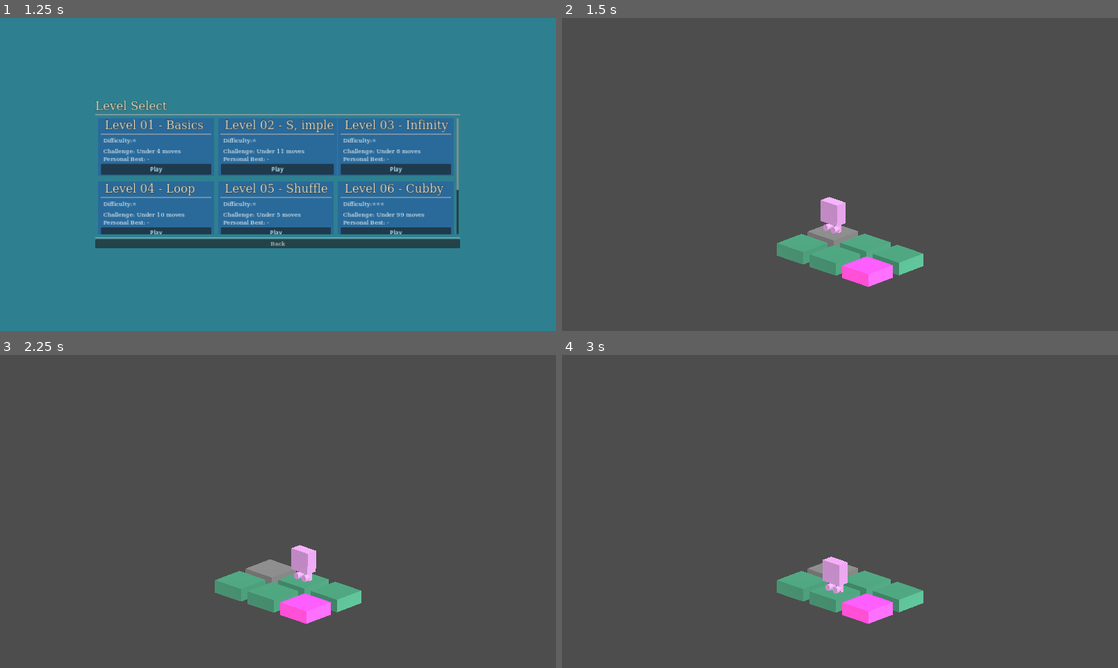
Above: before the commit, frames 1-4 (two rows, left to right).
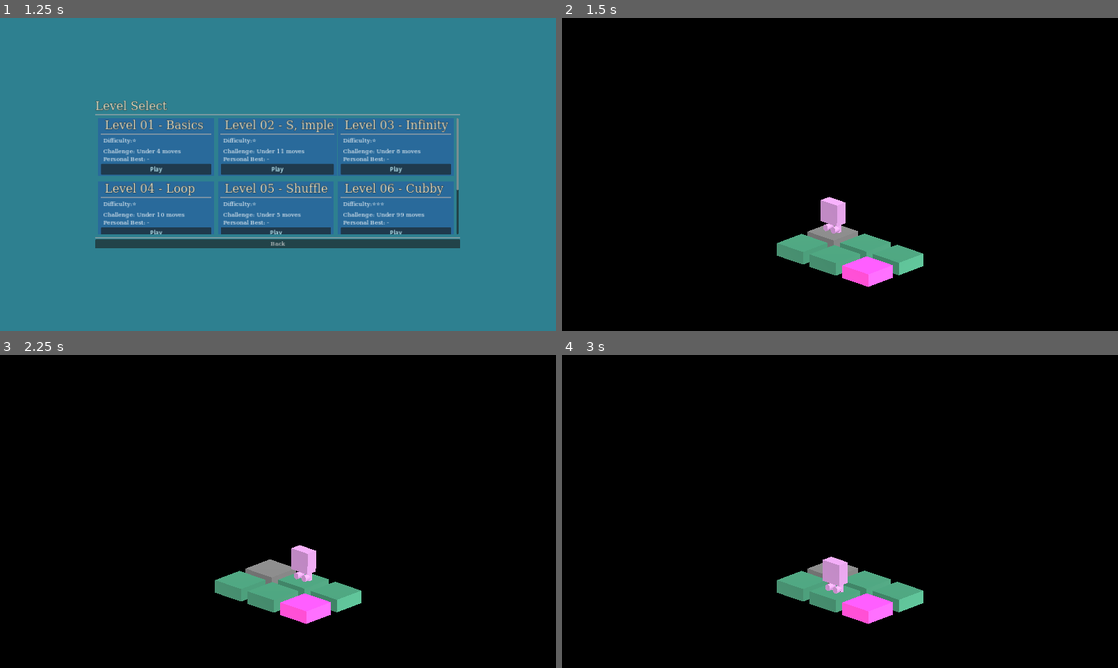
Above: after the commit, the same moments.

Repository: JakeDaSpud/triso
Game: Godot game, scene res://Scenes/Menus/Start_Menu.tscn
The game is run twice, just before and just after one commit, with the same random seed, the same clock (stepped at 60 frames per second) and the same inputs.
Inputs:
- Up to frame 1 (1.25 s): click "Level Select" at 0.5 s
- Up to frame 2 (1.5 s): click "Play" at 1.25 s
- Up to frame 3 (2.25 s): tap Enter (ui_accept) at 2 s; hold D (Right) from 2.03 s (still down)
- Up to frame 4 (3 s): tap Enter (ui_accept) at 2.27, 2.75 s; release D (Right) at 2.78 s; hold S (Down) from 2.78 s (still down)

Frame 1 is identical in both runs. In frame 2, 97% of the frame differs, in the area x 0-100%, y 0-100%; in frame 3, 97%; in frame 4, 97%.

Commit message:
:sparkles: made dropdown change level background colour

Diff:
--- a/Scenes/Levels/Dynamic_Level.tscn
+++ b/Scenes/Levels/Dynamic_Level.tscn
@@ -1,12 +1,20 @@
-[gd_scene load_steps=5 format=3 uid="uid://023dl7lti4dx"]
+[gd_scene load_steps=6 format=3 uid="uid://023dl7lti4dx"]
 
 [ext_resource type="Script" path="res://Scripts/level_loader.gd" id="1_opnp5"]
 [ext_resource type="Script" path="res://Scripts/pause_menu.gd" id="2_8xam4"]
 [ext_resource type="Theme" uid="uid://bwxyf1daqa28p" path="res://Assets/Themes/normal_theme.tres" id="3_ho1sy"]
 [ext_resource type="Theme" uid="uid://bi3a0ha1ob2vt" path="res://Assets/Themes/main_theme.tres" id="4_0glts"]
 
+[sub_resource type="Environment" id="Environment_d3ayy"]
+background_mode = 1
+background_color = Color(0.52171, 8.42288e-07, 0.313288, 1)
+ambient_light_source = 1
+
 [node name="Dynamic_Level" type="Node3D"]
 script = ExtResource("1_opnp5")
+
+[node name="WorldEnvironment" type="WorldEnvironment" parent="."]
+environment = SubResource("Environment_d3ayy")
 
 [node name="DirectionalLight3D" type="DirectionalLight3D" parent="."]
 transform = Transform3D(0.5, -0.612372, 0.612372, 0, 0.707107, 0.707107, -0.866025, -0.353553, 0.353553, 0, 0, 0)
--- a/Scenes/Menus/Start_Menu.tscn
+++ b/Scenes/Menus/Start_Menu.tscn
@@ -169,7 +169,7 @@
 [node name="Level_Colour_Dropdown" type="OptionButton" parent="Settings/HBoxContainer/VBoxContainer/Level_Colour"]
 layout_mode = 2
 selected = 1
-item_count = 18
+item_count = 14
 popup/item_0/text = "Choose Colour"
 popup/item_0/disabled = true
 popup/item_0/separator = true
@@ -183,30 +183,22 @@
 popup/item_4/id = 4
 popup/item_5/text = "Green"
 popup/item_5/id = 5
-popup/item_6/text = "Lime"
+popup/item_6/text = "Seafoam"
 popup/item_6/id = 6
-popup/item_7/text = "Seafoam"
+popup/item_7/text = "Blue"
 popup/item_7/id = 7
-popup/item_8/text = "Blue"
+popup/item_8/text = "Pastel Blue"
 popup/item_8/id = 8
-popup/item_9/text = "Pastel Blue"
+popup/item_9/text = "Purple"
 popup/item_9/id = 9
-popup/item_10/text = "Purple"
+popup/item_10/text = "Pink"
 popup/item_10/id = 10
-popup/item_11/text = "Pink"
+popup/item_11/text = "Brown"
 popup/item_11/id = 11
-popup/item_12/text = "Pastel Pink"
+popup/item_12/text = "Grey"
 popup/item_12/id = 12
-popup/item_13/text = "Brown"
+popup/item_13/text = "White"
 popup/item_13/id = 13
-popup/item_14/text = "Light Brown"
-popup/item_14/id = 14
-popup/item_15/text = "Black"
-popup/item_15/id = 15
-popup/item_16/text = "Grey"
-popup/item_16/id = 16
-popup/item_17/text = "White"
-popup/item_17/id = 17
 
 [node name="HSeparator3" type="HSeparator" parent="Settings/HBoxContainer/VBoxContainer"]
 layout_mode = 2
@@ -669,6 +661,7 @@
 [connection signal="pressed" from="Main/HBoxContainer/VBoxContainer/Settings_Button" to="." method="open_settings_menu"]
 [connection signal="pressed" from="Main/HBoxContainer/VBoxContainer/Credits_Button" to="." method="open_credits_menu"]
 [connection signal="pressed" from="Main/HBoxContainer/VBoxContainer/Quit_Button" to="." method="quit"]
+[connection signal="item_selected" from="Settings/HBoxContainer/VBoxContainer/Level_Colour/Level_Colour_Dropdown" to="." method="settings_set_level_colour"]
 [connection signal="toggled" from="Settings/HBoxContainer/VBoxContainer/Fullscreen/Fullscreen_Check" to="." method="settings_toggle_fullscreen"]
 [connection signal="item_selected" from="Settings/HBoxContainer/VBoxContainer/Resolution/Resolutions_Dropdown" to="." method="settings_set_resolution_and_window_size"]
 [connection signal="mouse_exited" from="Settings/HBoxContainer/VBoxContainer/Master/Master_Slider" to="." method="setting_set_master_volume"]
--- a/Scripts/game_manager.gd
+++ b/Scripts/game_manager.gd
@@ -6,6 +6,20 @@
 
 var level_color : String = "Random";
 var level_waiting : bool = true;
+var colors : Dictionary = {
+	"Red" : "#f05e54",
+	"Orange" : "#f09054",
+	"Yellow" : "#f2e638",
+	"Green" : "#32dc32",
+	"Seafoam" : "#39e9be",
+	"Blue" : "#3f88e8",
+	"Pastel Blue" : "#72eaf7",
+	"Purple" : "#9d54f0",
+	"Pink" : "#ffbdff",
+	"Brown" : "#ab7543",
+	"Grey" : "#696664",
+	"White" : "#ebebeb"
+}
 
 var master_volume : int = 100;
 var music_volume : int = 100;
--- a/Scripts/level_loader.gd
+++ b/Scripts/level_loader.gd
@@ -58,7 +58,18 @@
 var wall_count : int = 0;
 var void_count : int = 0;
 
+func _set_skybox() -> void:
+	if (GameManager.level_color == "Random"):
+		# Randomly select colour
+		randomize();
+		$WorldEnvironment.environment.background_color = GameManager.colors.keys().pick_random();
+	else:
+		$WorldEnvironment.environment.background_color = GameManager.colors[GameManager.level_color];
+
 func _ready():
+	# Set skybox colour
+	_set_skybox();
+
 	# Add first row to array
 	Board.append([]);
 
--- a/Scripts/start_menu.gd
+++ b/Scripts/start_menu.gd
@@ -62,6 +62,9 @@
 
 	credits.show();
 
+func settings_set_level_colour(level_color_index : int) -> void:
+	GameManager.level_color = $Settings/HBoxContainer/VBoxContainer/Level_Colour/Level_Colour_Dropdown.get_item_text(level_color_index);
+
 func settings_toggle_fullscreen(toggled_on : bool) -> void:
 
 	if (toggled_on):
